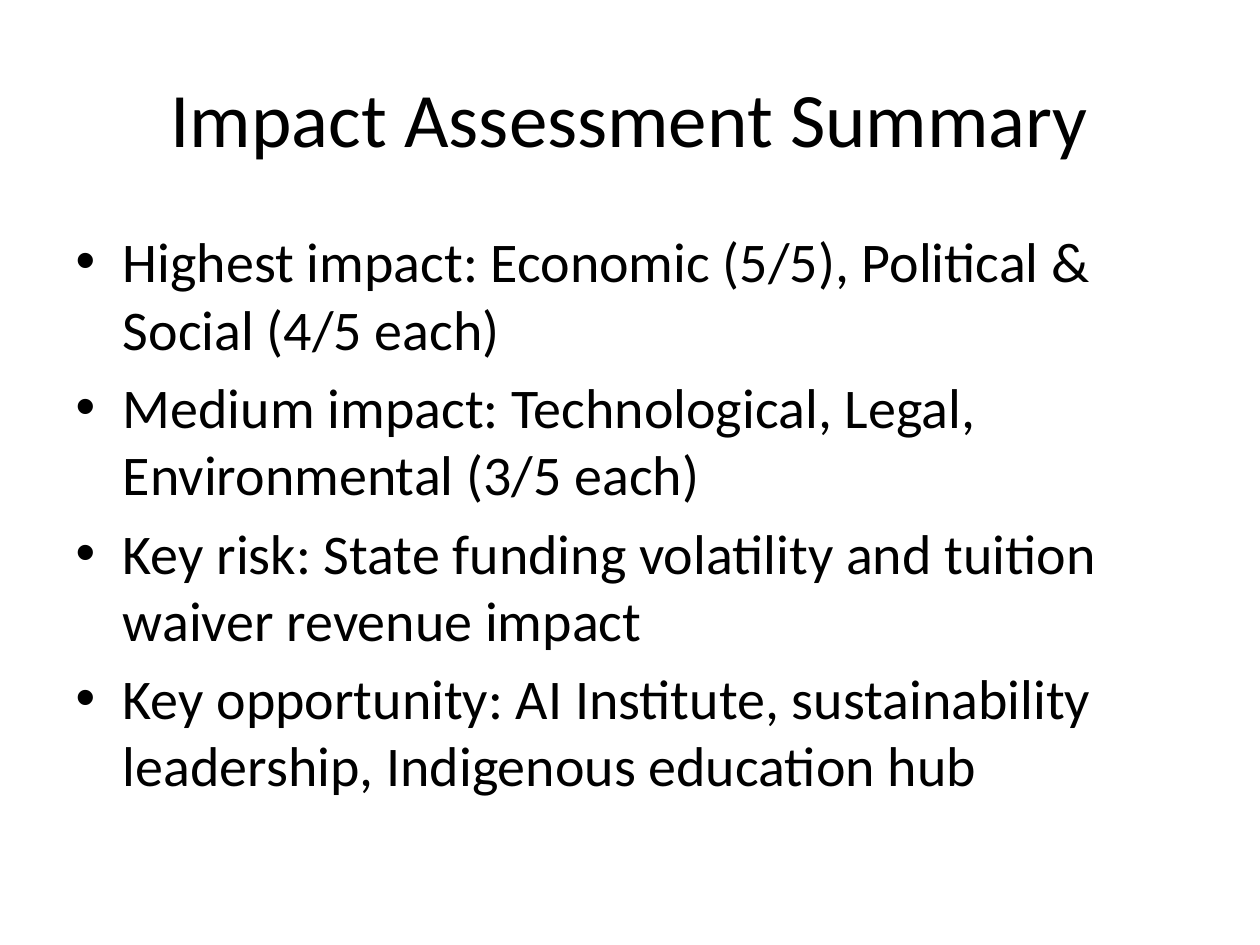
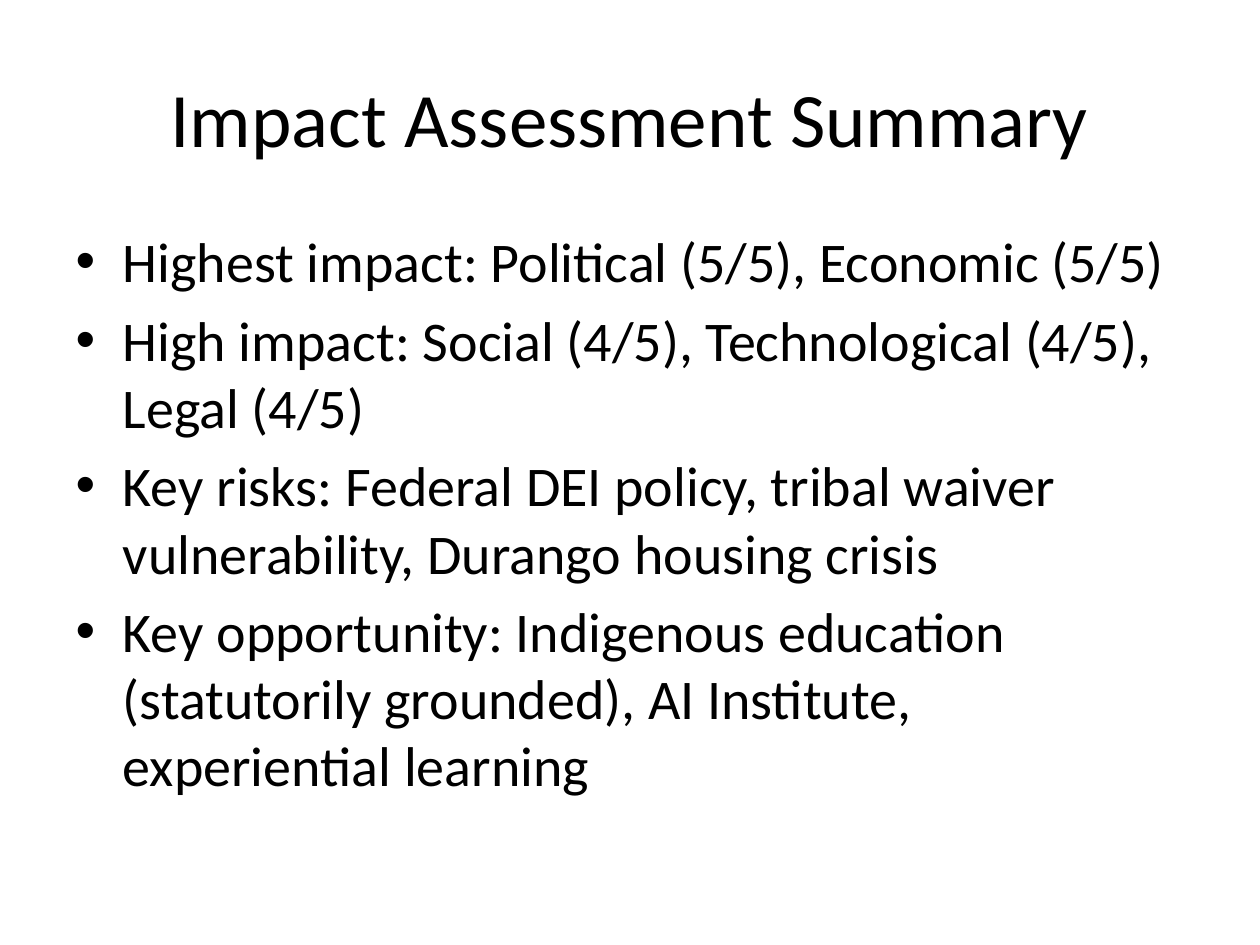
Before and after one commit to sarardm/flc-strategy-optimization-dashboard, a slide deck: slide 9 of generated_docs/PESTLE_Slide_Deck.pptx. Drawn at 1260x945 pixels with LibreOffice and Linux fonts; fonts in the diff are those of the drawing. Boxes give left, top, right and bottom in pixels: in the first picture for what was removed or moved away, otherwise in the second. Text is boxed around its words. In the diff, an @@ line names an element or a change of style, - is before the commit and + after.

Commit message:
Update SWOT Matrix and Zone to Win risk analysis

```diff
--- a/generated_docs/PESTLE_Slide_Deck.pptx
+++ b/generated_docs/PESTLE_Slide_Deck.pptx
@@ text at (123, 241, 1163, 796): text changed @@
-• Highest impact: Economic (5/5), Political & Social (4/5 each)
-• Medium impact: Technological, Legal, Environmental (3/5 each)
-• Key risk: State funding volatility and tuition waiver revenue impact
-• Key opportunity: AI Institute, sustainability leadership, Indigenous education hub
+• Highest impact: Political (5/5), Economic (5/5)
+• High impact: Social (4/5), Technological (4/5), Legal (4/5)
+• Key risks: Federal DEI policy, tribal waiver vulnerability, Durango housing crisis
+• Key opportunity: Indigenous education (statutorily grounded), AI Institute, experiential learning
```
Also in this commit, not shown: 7 other slides changed, 15 other files.
